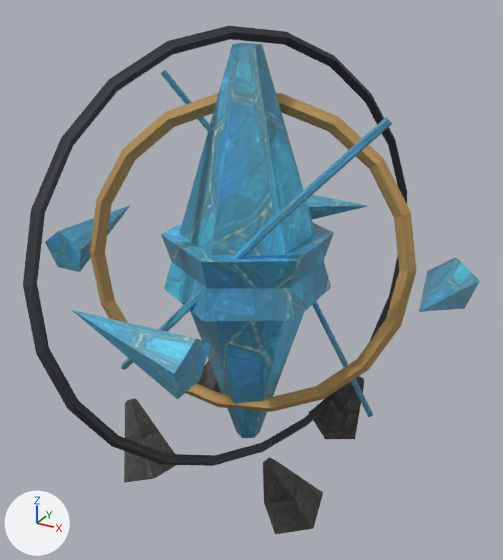
The Blender file assets/blender/static-wisp.blend, before and after one commit.
The view is the same before and after, from a camera (50 mm lens) standing at (0.964, -1.728, 0.533) and looking at (0.017, -0.008, -0.327). The axes (+X, +Y, +Z) are drawn at lower left. The lights are the same throughout. The picture after the commit comes second.

The first picture shows 'static-wisp_merged_mesh'.
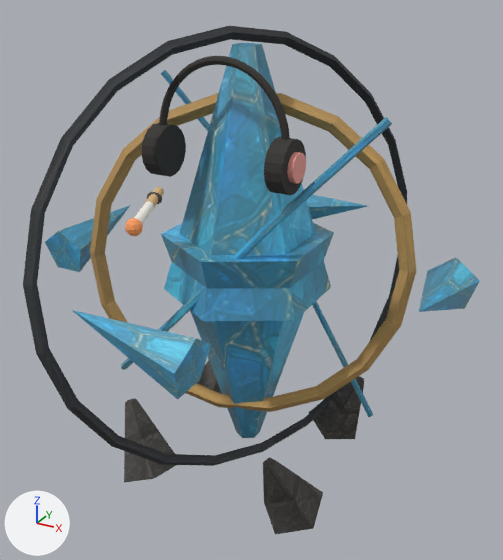
What differs and where, as boxes (x1, y1, x2, y2) in the pictures (503 x 560 px):
'mferland_accessory_static-wisp_headphone_left_cup', added: after (142, 123, 186, 177)
'mferland_accessory_static-wisp_headphone_top_band', added: after (159, 56, 290, 140)
'mferland_accessory_static-wisp_headphone_right_cup', added: after (264, 137, 306, 195)
'mferland_accessory_static-wisp_headphone_right_accent', added: after (287, 152, 306, 184)
'mferland_accessory_static-wisp_cigarette_ember', added: after (125, 218, 143, 236)
'mferland_accessory_static-wisp_cigarette_paper', added: after (134, 201, 154, 224)
'mferland_accessory_static-wisp_cigarette_filter', added: after (144, 187, 164, 210)
'mferland_accessory_static-wisp_cigarette_mouth_plug', added: after (147, 192, 162, 204)

Edits to the bpy script that builds the scene:
```text
Add ob_mferland_accessory_static_wisp_cigarette_ember:
    ob_mferland_accessory_static_wisp_cigarette_ember = bpy.data.objects.new('mferland_accessory_static-wisp_cigarette_ember', me_mferland_accessory_static_wisp_cigarette_ember_mesh)  # a UV sphere (10 segments, 6 rings, poles along z) spanning x -0.0181..0.0181, y -0.019..0.019, z -0.019..0.019; in mat_mferland_accessory_ember (orange #ffa062)
    ob_mferland_accessory_static_wisp_cigarette_ember.location = (0.085, -0.638, 0.05)
Add ob_mferland_accessory_static_wisp_cigarette_paper:
    ob_mferland_accessory_static_wisp_cigarette_paper = bpy.data.objects.new('mferland_accessory_static-wisp_cigarette_paper', me_mferland_accessory_static_wisp_cigarette_paper_mesh)  # a 12-sided cylinder along z spanning x -0.011..0.011, y -0.011..0.011, z -0.07..0.07; in mat_mferland_accessory_paper (white #fcf8ee)
    ob_mferland_accessory_static_wisp_cigarette_paper.location = (0.053, -0.569, 0.05)
    ob_mferland_accessory_static_wisp_cigarette_paper.rotation_euler = (1.571, 0.0, 0.423)  # degrees (90, 0, 24)
Add ob_mferland_accessory_static_wisp_cigarette_filter:
    ob_mferland_accessory_static_wisp_cigarette_filter = bpy.data.objects.new('mferland_accessory_static-wisp_cigarette_filter', me_mferland_accessory_static_wisp_cigarette_filter_mesh)  # a 12-sided cylinder along z spanning x -0.0119..0.0119, y -0.0119..0.0119, z -0.0575..0.0575; in mat_mferland_accessory_filter (beige #dbb781)
    ob_mferland_accessory_static_wisp_cigarette_filter.location = (0.001, -0.452, 0.05)
    ob_mferland_accessory_static_wisp_cigarette_filter.rotation_euler = (1.571, 0.0, 0.423)  # degrees (90, 0, 24)
Add ob_mferland_accessory_static_wisp_cigarette_mouth_plug:
    ob_mferland_accessory_static_wisp_cigarette_mouth_plug = bpy.data.objects.new('mferland_accessory_static-wisp_cigarette_mouth_plug', me_mferland_accessory_static_wisp_cigarette_mouth_plug_mesh)  # a UV sphere (12 segments, 6 rings, poles along z) spanning x -0.0198..0.0198, y -0.0198..0.0198, z -0.0198..0.0198; in mat_mferland_accessory_mouth (brown #514740)
    ob_mferland_accessory_static_wisp_cigarette_mouth_plug.location = (0.0, -0.45, 0.05)
    ob_mferland_accessory_static_wisp_cigarette_mouth_plug.scale = (1.1, 0.55, 0.75)
Add ob_mferland_accessory_static_wisp_headphone_top_band:
    ob_mferland_accessory_static_wisp_headphone_top_band = bpy.data.objects.new('mferland_accessory_static-wisp_headphone_top_band', me_mferland_accessory_static_wisp_headphone_top_band_mesh)  # 296 vertices, 288 faces; spans x -0.201..0.201, y -0.151..-0.129, z 0.132..0.343; in mat_mferland_accessory_black (dark grey #35322e)
    ob_mferland_accessory_static_wisp_headphone_top_band.location = (0.0, 0.0, 0.0)
Add ob_mferland_accessory_static_wisp_headphone_right_accent:
    ob_mferland_accessory_static_wisp_headphone_right_accent = bpy.data.objects.new('mferland_accessory_static-wisp_headphone_right_accent', me_mferland_accessory_static_wisp_headphone_right_accent_mesh)  # a 16-sided cylinder along z spanning x -0.0396..0.0396, y -0.0396..0.0396, z -0.0075..0.0075; in mat_mferland_accessory_red (pink #f2a398)
    ob_mferland_accessory_static_wisp_headphone_right_accent.location = (0.223, -0.14, 0.08)
    ob_mferland_accessory_static_wisp_headphone_right_accent.rotation_euler = (0.0, 1.571, 0.0)  # degrees (0, 90, 0)
Add ob_mferland_accessory_static_wisp_headphone_right_cup:
    ob_mferland_accessory_static_wisp_headphone_right_cup = bpy.data.objects.new('mferland_accessory_static-wisp_headphone_right_cup', me_mferland_accessory_static_wisp_headphone_right_cup_mesh)  # an 18-sided cylinder along z spanning x -0.0709..0.0709, y -0.072..0.072, z -0.025..0.025; in mat_mferland_accessory_black (dark grey #35322e)
    ob_mferland_accessory_static_wisp_headphone_right_cup.location = (0.19, -0.14, 0.08)
    ob_mferland_accessory_static_wisp_headphone_right_cup.rotation_euler = (0.0, 1.571, 0.0)  # degrees (0, 90, 0)
Add ob_mferland_accessory_static_wisp_headphone_left_cup:
    ob_mferland_accessory_static_wisp_headphone_left_cup = bpy.data.objects.new('mferland_accessory_static-wisp_headphone_left_cup', me_mferland_accessory_static_wisp_headphone_right_cup_mesh.copy())
    ob_mferland_accessory_static_wisp_headphone_left_cup.location = (-0.19, -0.14, 0.08)
    ob_mferland_accessory_static_wisp_headphone_left_cup.rotation_euler = (0.0, 1.571, 0.0)  # degrees (0, 90, 0)
```
